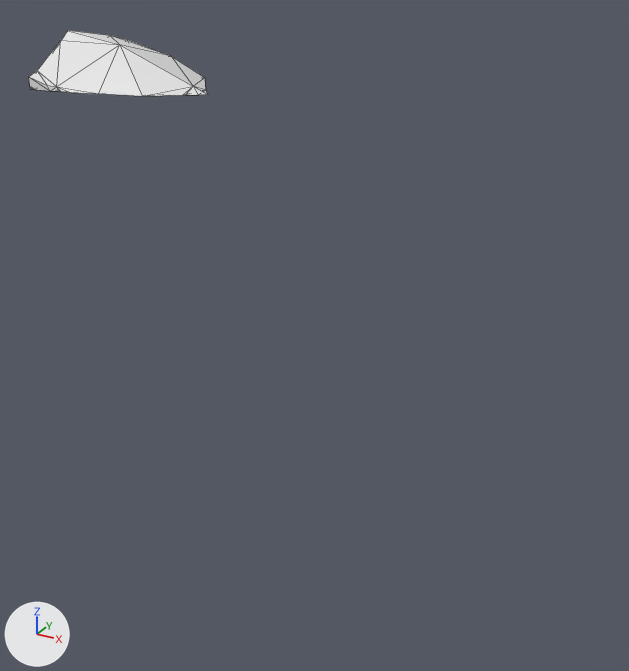
What one commit did to the glTF model assets/terrain/surface_pieces/surf_7_12.glb.
Camera for both pictures: a 50 mm camera at (-68.77, 39.06, 1.14) aimed at (-72.56, 45.95, -2.31). The lights are fixed; the arrows at lower left show +X, +Y and +Z. The older version comes first. Mesh edges are drawn as thin lines. Where no turn or scale is listed for an object, it has been applied to the vertices.

The first picture shows 'geometry_0'.
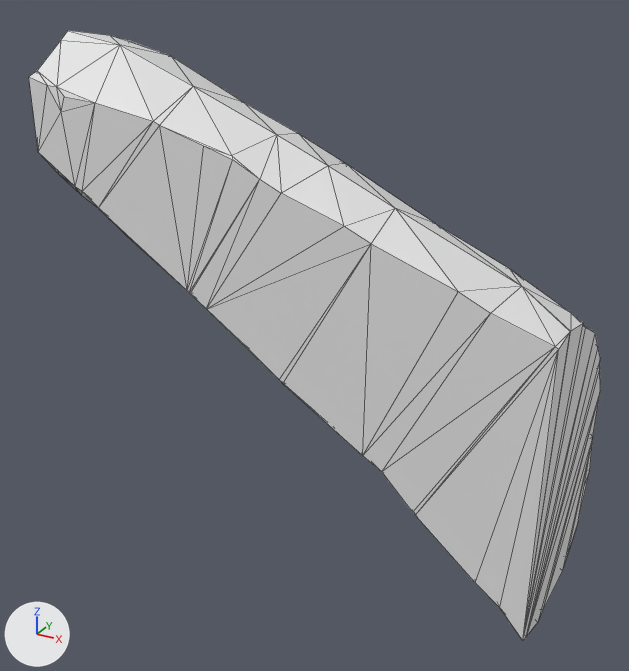
Pixel boxes (x1, y1, x2, y2) of what changed, in the pictures (629 x 671 px):
'geometry_0', reshaped (220% wider, 812% taller)
    before: (29, 30, 207, 96)
    after: (29, 30, 600, 640)
part 1 of me_geometry_0, built on
    before: (29, 45, 207, 96)
    after: (29, 45, 600, 640)

The edits, one by one:
me_geometry_0 is used by ob_geometry_0; location (0.0, 0.0, 0.0).
me_geometry_0 had 31 vertices, 54 faces and spanned x -75.0..-73.39, y 45.0..46.86, z 0.0..0.47.
me_geometry_0 now has 132 vertices, 260 faces and spans x -75.0..-70.0, y 45.0..47.24, z -4.53..0.47.
Part 1, on me_geometry_0:
16 vertices are removed from x -75.0..-73.39, y 45.0..46.79, z 0.0.
43 faces are deleted.
2 vertices move from x -73.84..-73.56, y 45.17..45.72, z 0.0 to x -73.6..-72.68, y 45.0..45.51, z -0.29..-0.17.
117 vertices are added at x -75.0..-70.0, y 45.0..47.24, z -4.53..-0.03.
249 new faces join them.
